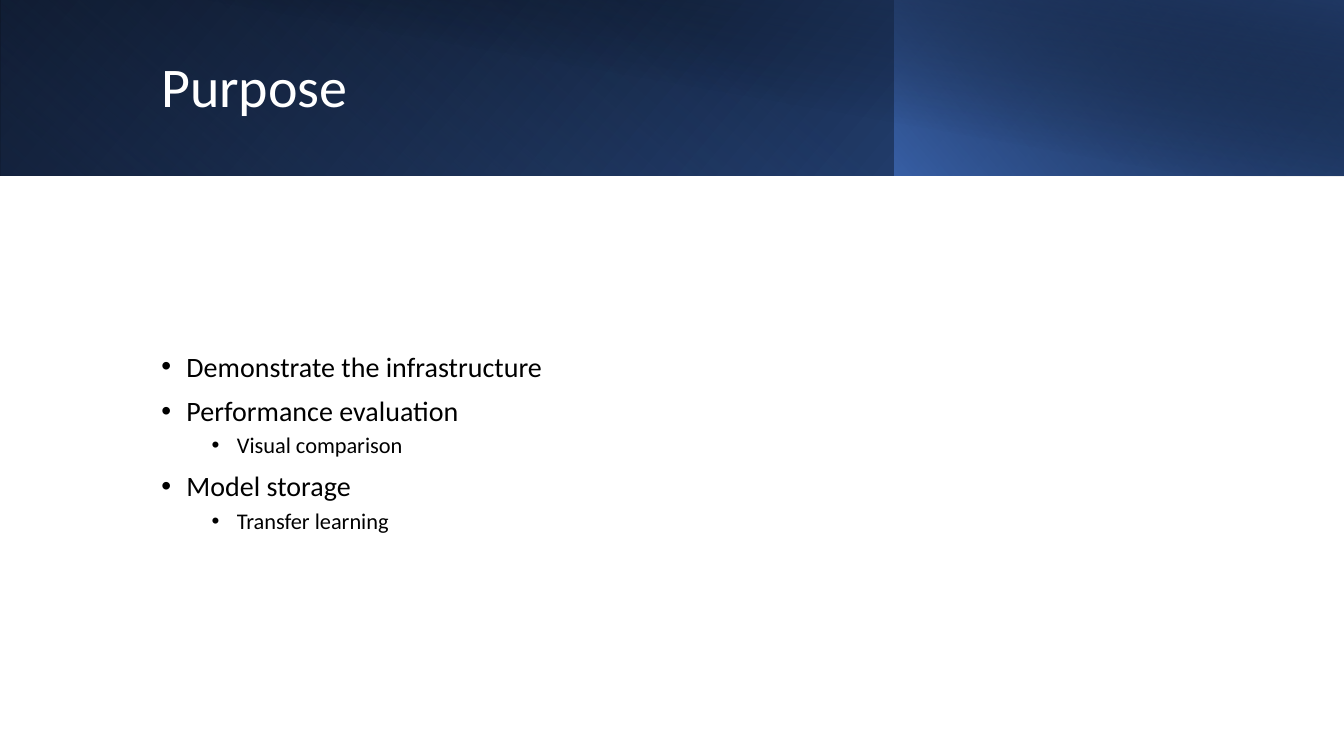
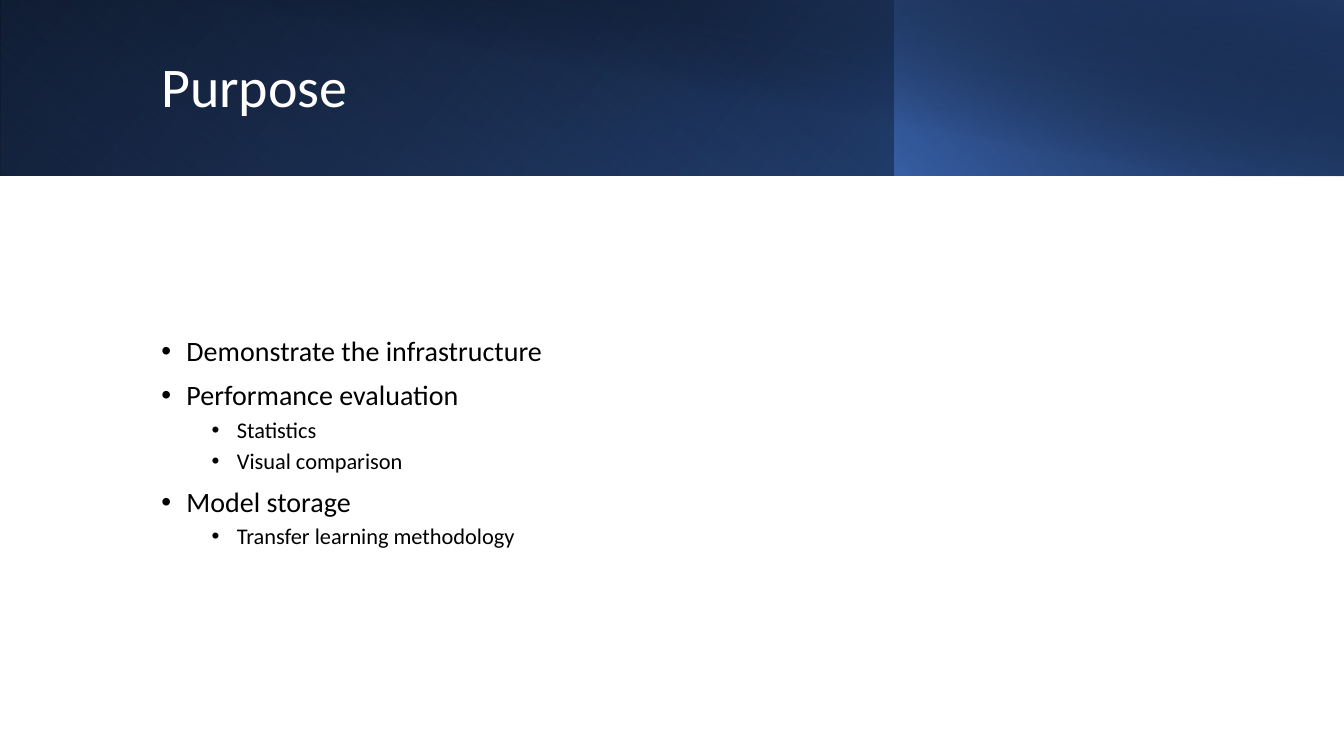
Before and after one commit to sjurmsc/MSC2023, a slide deck: slide 2 of Meeting Presentations/15.09.2022_ML Meeting.pptx. Drawn at 1344x756 pixels with LibreOffice and Linux fonts; fonts in the diff are those of the drawing. Boxes give left, top, right and bottom in pixels: in the first picture for what was removed or moved away, otherwise in the second. Text is boxed around its words. In the diff, an @@ line names an element or a change of style, - is before the commit and + after.

```diff
--- a/Meeting Presentations/15.09.2022_ML Meeting.pptx
+++ b/Meeting Presentations/15.09.2022_ML Meeting.pptx
@@ text at (x1=237, y1=422, x2=316, y2=438): paragraph added @@
+  • Statistics
@@ text at (x1=237, y1=528, x2=515, y2=548): text changed @@
-  • Transfer learning
+  • Transfer learning methodology
```
Also in this commit, not shown: 9 other slides changed, 1 other file.
